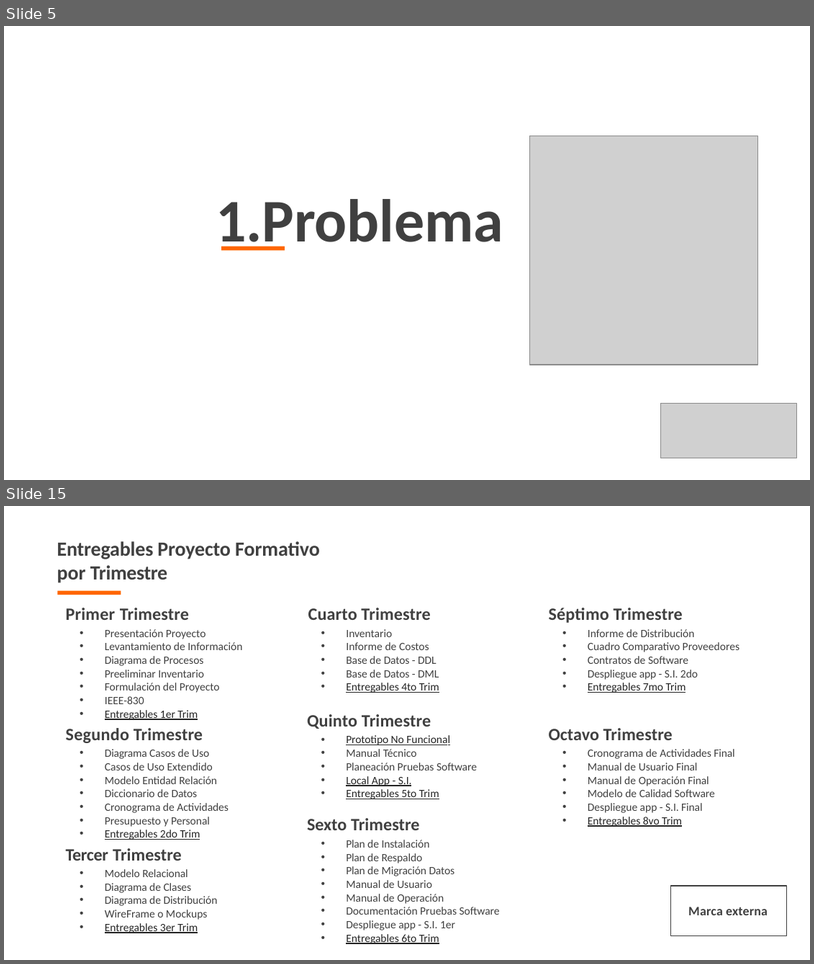
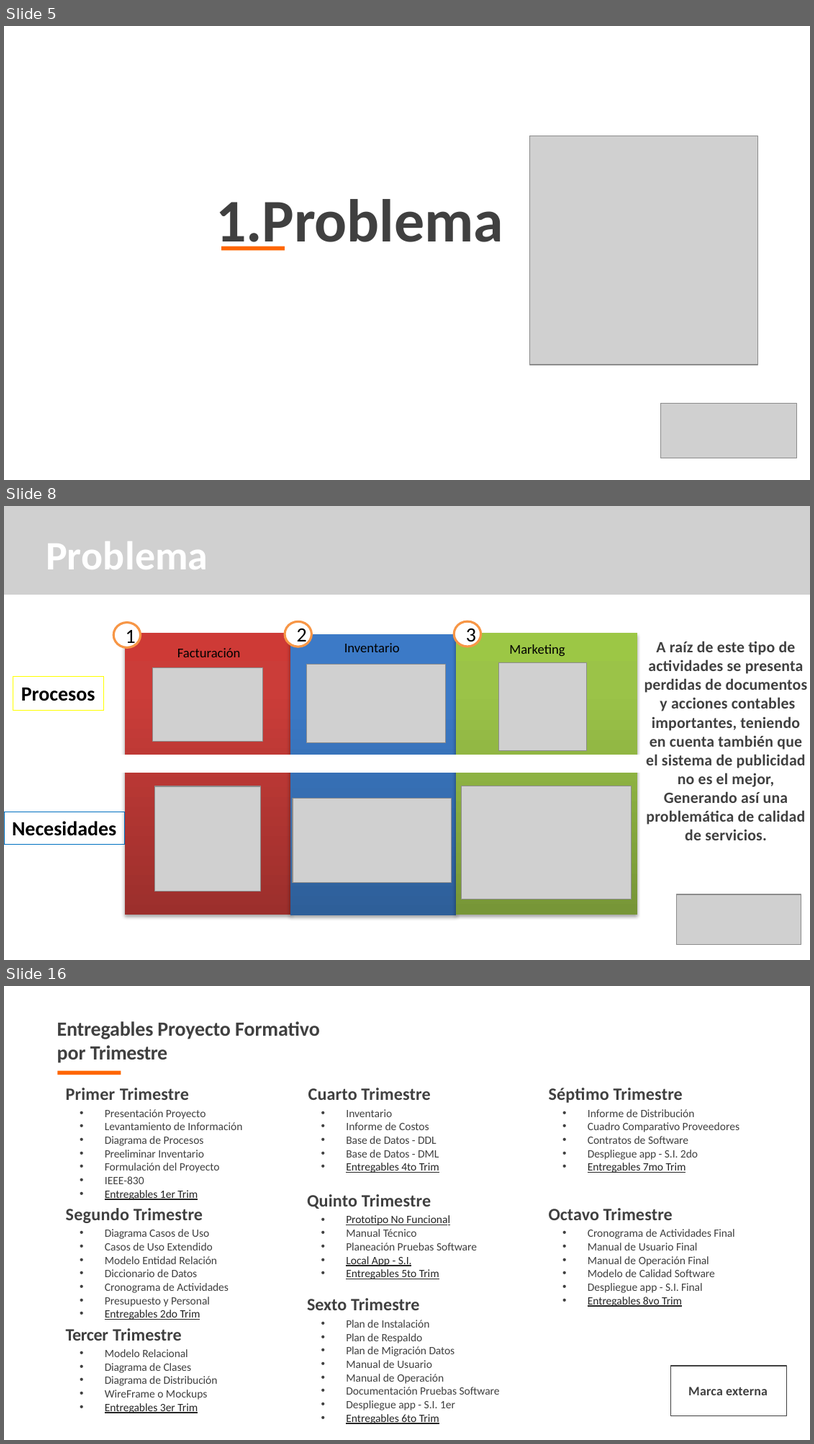
Before and after one commit to kamor31232/Proyecto_adsi, a slide deck: App/app_documentacion/1er_trimestre/1_proyecto/1_1_1_presentacion_proyecto.pptx. Shown one above the other, each under a label of ours: slides 5 and 15 before the commit, slides 5, 8 and 16 after it; the slides between them are not shown. The pictures are 814x964 and 814x1444 pixels, drawn with LibreOffice and Linux fonts; fonts in the diff are those of the drawing; grey boxes stand for pictures; background and template pictures are left out. Boxes give left, top, right and bottom in pixels: in the first picture for what was removed or moved away, otherwise in the second. Text is boxed around its words. In the diff, an @@ line names an element or a change of style, - is before the commit and + after.

```diff
--- a/App/app_documentacion/1er_trimestre/1_proyecto/1_1_1_presentacion_proyecto.pptx
+++ b/App/app_documentacion/1er_trimestre/1_proyecto/1_1_1_presentacion_proyecto.pptx
@@ slide 8 added at [4, 506, 810, 960], background #FFFFFF @@
@@ picture added at [4, 506, 810, 595] @@
@@ title added at [46, 541, 208, 569], 36 pt, text #FFFFFF, bold @@
+Problema
@@ ellipse added at [113, 622, 140, 647], fill #FFFFFF, outline #F79646 2 pt, 18 pt, text #000000 @@
+1
@@ rectangle added at [125, 633, 291, 914], fill gradient #9C2F2D to #CB3E3A to #CE3B37 @@
@@ ellipse added at [285, 621, 311, 646], fill #FFFFFF, outline #F79646 2 pt, 18 pt, text #000000 @@
+2
@@ rectangle added at [291, 634, 456, 916], fill gradient #2F5F99 to #3D7CC7 to #3A7CCB @@
@@ ellipse added at [454, 621, 481, 646], fill #FFFFFF, outline #F79646 2 pt, 18 pt, text #000000 @@
+3
@@ rectangle added at [456, 633, 638, 914], fill gradient #779737 to #9BC348 to #9DC746 @@
@@ text added at [178, 648, 241, 657], 12 pt, text #000000 @@
+Facturación
@@ text added at [345, 643, 400, 652], 12 pt, text #000000 @@
+Inventario
@@ text added at [509, 644, 565, 656], 12 pt, text #000000 @@
+Marketing
@@ text added at [645, 641, 808, 840], 14 pt, text #404040, bold @@
+A raíz de este tipo de actividades se presenta perdidas de documentos y acciones contables importantes, teniendo en cuenta también que el sistema de publicidad no es el mejor, Generando así una problemática de calidad de servicios.
@@ rectangle added at [13, 677, 103, 710], outline #FFFF00 0.75 pt, 18 pt, text #000000, bold @@
+Procesos
@@ picture added at [152, 667, 263, 741] @@
@@ picture added at [306, 664, 446, 742] @@
@@ picture added at [499, 662, 587, 750] @@
@@ rectangle added at [116, 756, 654, 771], fill #FFFFFF, outline #FFFFFF 2 pt @@
@@ picture added at [154, 786, 260, 890] @@
@@ picture added at [461, 786, 631, 900] @@
@@ picture added at [293, 798, 452, 882] @@
@@ rectangle added at [4, 811, 125, 844], outline #0070C0 0.75 pt, 18 pt, text #000000, bold @@
+Necesidades
@@ picture added at [676, 894, 801, 944] @@
@@ what was slide 15 is now slide 16 @@
```
Also in this commit, not shown: 7 slides changed, 2 other slides added, 2 slides removed.
